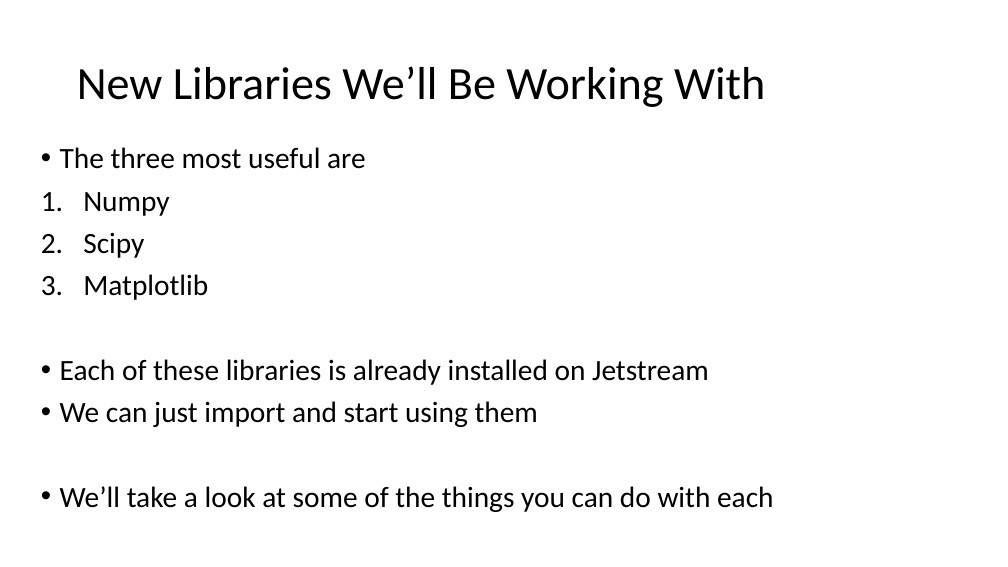
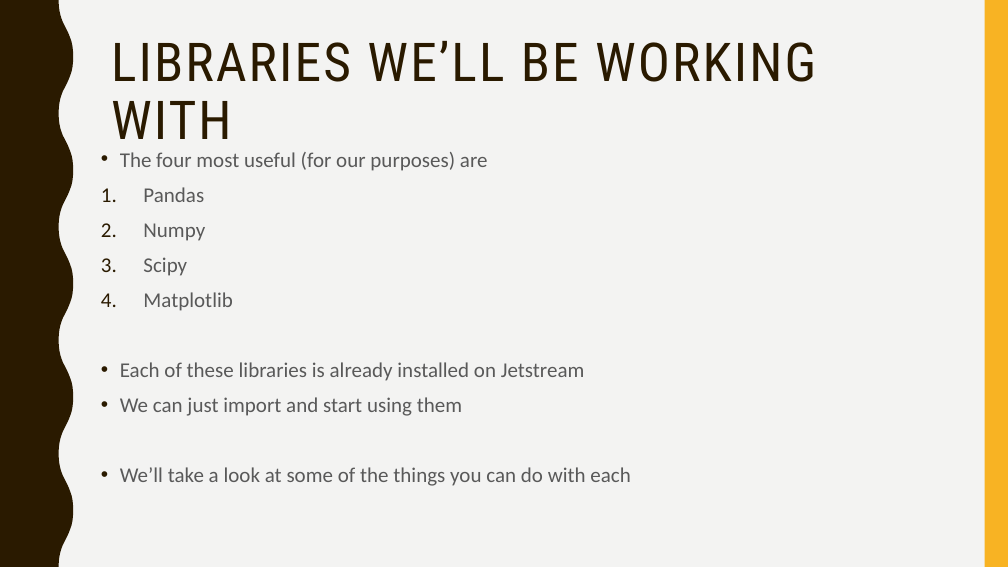
Before and after one commit to narock/scientific_computing_course, a slide deck: slide 4 of Scientific_Computing_02.pptx (slide 3 before the commit). Drawn at 1008x567 pixels with LibreOffice and Linux fonts; fonts in the diff are those of the drawing. Boxes give left, top, right and bottom in pixels: in the first picture for what was removed or moved away, otherwise in the second. Text is boxed around its words. In the diff, an @@ line names an element or a change of style, - is before the commit and + after.

```diff
--- a/Scientific_Computing_02.pptx
+++ b/Scientific_Computing_02.pptx
@@ background #FFFFFF to #F3F3F2 @@
@@ freeform shape added at (0, 0, 73, 567), fill #2A1A00 @@
@@ rectangle added at (985, 0, 1008, 567), fill #F8B323 @@
@@ title "LIBRARIES WE’LL BE WORKING WITH" at (111, 41, 816, 139): vertical alignment middle to top @@
@@ title at (111, 41, 816, 139): text changed; size 44 to 51 pt; font Calibri to Roboto Condensed; text colour #000000 to #2A1A00 @@
-New Libraries We’ll Be Working With
+LIBRARIES WE’LL BE WORKING WITH
@@ text "The four most useful (for ...": place and size @@
-text "The four most useful (for ..." at (60, 147, 774, 512)
+text "The four most useful (for ..." at (120, 152, 630, 486)
@@ text at (120, 152, 488, 202): text changed; size 28 to 20 pt; text colour #000000 to #595959 @@
-• The three most useful are
+• The four most useful (for our purposes) are
+1. Pandas
@@ text at (120, 223, 630, 486): size 28 to 20 pt, text colour #000000 to #595959 in "Numpy", "Scipy", "Matplotlib", "Each of these libraries is already installed ..." and 2 more places; line spacing 0.9 to 1.1; less space between paragraphs @@
```
Also in this commit, not shown: 13 other slides changed, 1 slide added, 3 other files.
